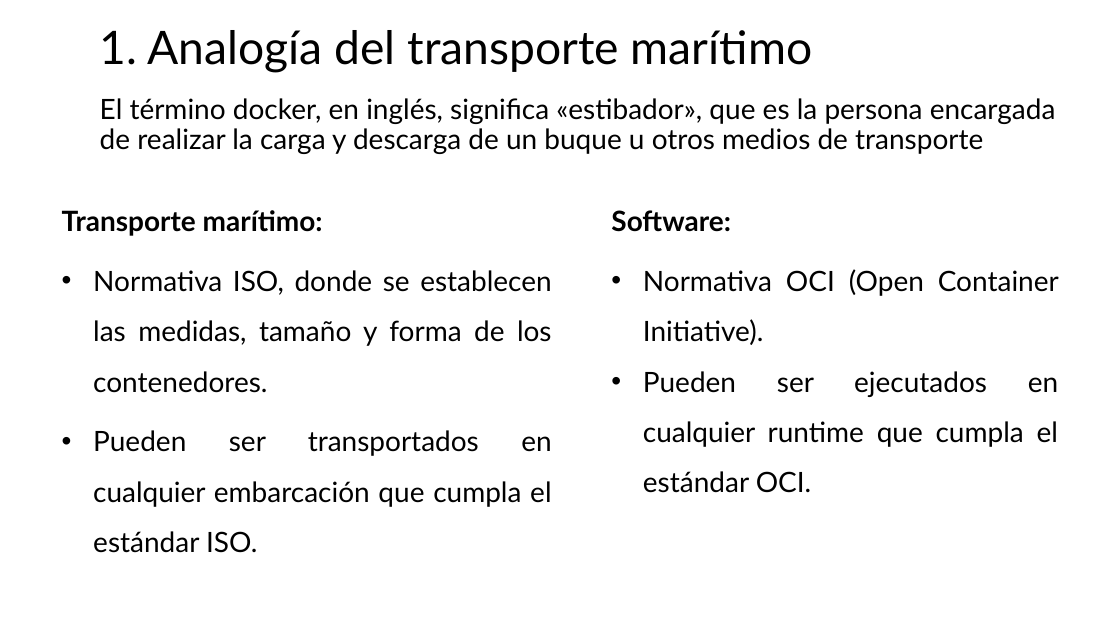
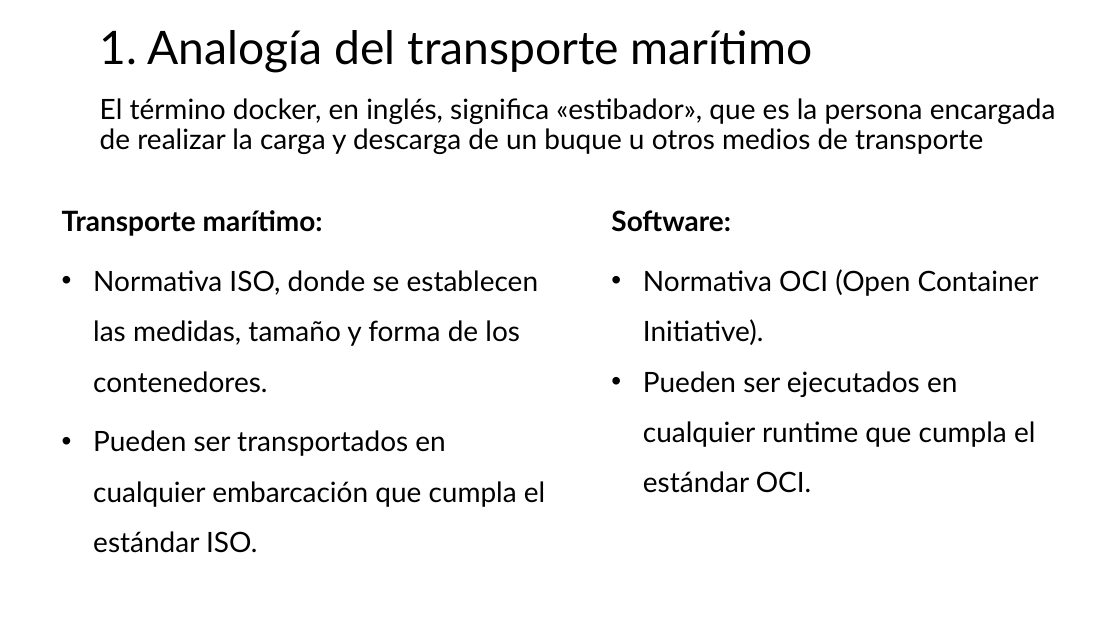
Before and after one commit to jpaniorte/docker25, a slide deck: slide 5 of ppt/2_introduccion.pptx. Drawn at 1120x630 pixels with LibreOffice and Linux fonts; fonts in the diff are those of the drawing. Boxes give left, top, right and bottom in pixels: in the first picture for what was removed or moved away, otherwise in the second. Text is boxed around its words. In the diff, an @@ line names an element or a change of style, - is before the commit and + after.

```diff
--- a/ppt/2_introduccion.pptx
+++ b/ppt/2_introduccion.pptx
@@ text "Software:" at (611,210,1039,493): alignment justified to left @@
@@ text at (93,270,545,553): alignment justified to left @@
```
Also in this commit, not shown: 4 other slides changed, 1 slide added, 5 other files.
